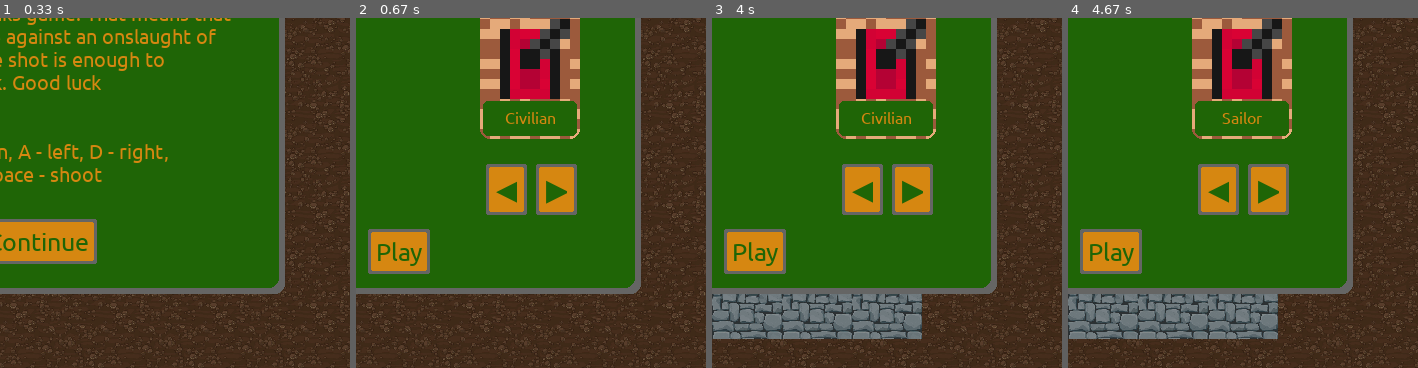
Above: before the commit, frames 1-4 (left to right).
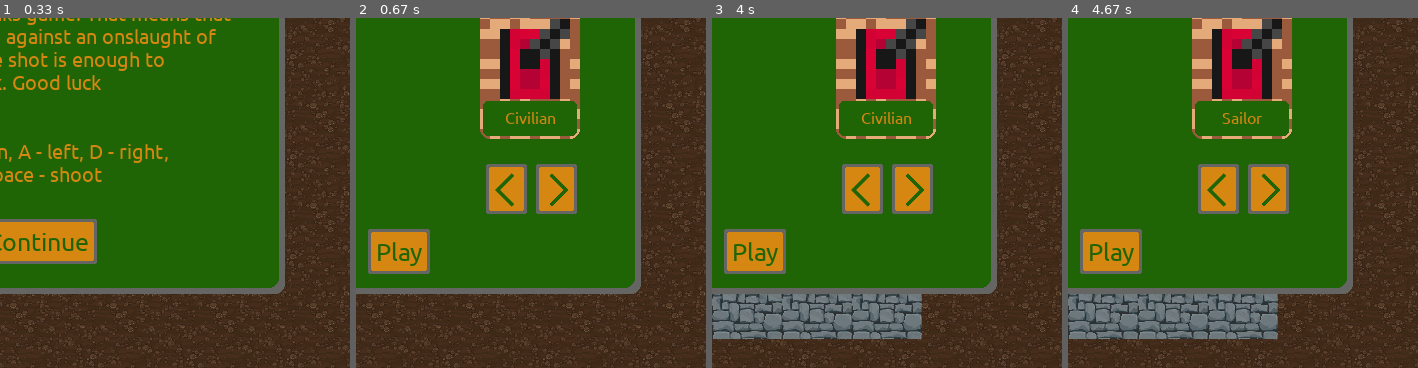
Above: after the commit, the same moments.

Repository: Camleaf/ICS3U
Game: pygame game, started from U3/main.py
The game is run twice, just before and just after one commit, with the same random seed, the same clock (stepped at 60 frames per second) and the same inputs.
Inputs (mouse positions are % of the whole screen's width and height, from its top left):
- Up to frame 1 (0.33 s): no input
- Up to frame 2 (0.67 s): click (50, 71) at 0.38 s
- Up to frame 3 (4 s): click (51, 72) at 0.72 s; hold D 1-1.47 s; move the mouse to (82, 47) at 1.03 s; hold W 1.5-1.8 s; move the mouse to (26, 51) at 1.53 s; tap Space at 1.57, 1.9, 2.2, 2.4, 2.7, 2.97, 3.3, 3.6 s; hold D 1.83-2.3 s; move the mouse to (60, 72) at 1.87 s; hold A 2.33-2.87 s; move the mouse to (19, 73) at 2.37 s; hold S 2.9-3.2 s; move the mouse to (65, 15) at 2.93 s; hold A 3.23-3.63 s; move the mouse to (87, 85) at 3.27 s; click (51, 67) at 3.72 s
- Up to frame 4 (4.67 s): click (74, 64) at 4.05 s
The pictures show only the part of the screen within x 45-95%, y 39-89%; the shares and areas given below are measured in that part.

Frame 1 is identical in both runs. In frame 2, 0.7% of the frame differs, in the area x 37-64%, y 44-57%; in frame 3, 0.7%; in frame 4, 0.7%.

Commit message:
Add svgs for the difficulty button for platform independant stuff

Diff:
--- a/U3/utils/menu/frames.py
+++ b/U3/utils/menu/frames.py
@@ -103,13 +103,17 @@
     grid.pack(label,row=3,column=1,columnspan=8, ID="ShopLabel")
 
 
-    window.set_font_file("segoeuisymbol", sysfont=True)
-    button = mu.Button(window, "▶", text_centre="centre",command=menu.set_difficulty, args=(True,), width=25, text_size=30, border_width=3, corner_radius=2, border_color=OFF_GREY, background_color=LIGHT_ORANGE, text_color=VERY_DARK_PICKLE_GREEN)
+    button = mu.Button(window, "", text_centre="centre",command=menu.set_difficulty, args=(True,), width=25, text_size=30, border_width=3, corner_radius=2, border_color=OFF_GREY, background_color=LIGHT_ORANGE, text_color=VERY_DARK_PICKLE_GREEN)
     window.pack(button, (495,420), ID="DifficultyIncrement") #update this diff to difficulty modify func
 
-    button = mu.Button(window, "◀", text_centre="centre",command=menu.set_difficulty, args=(False,), width=25, text_size=30, border_width=3, corner_radius=2, border_color=OFF_GREY, background_color=LIGHT_ORANGE, text_color=VERY_DARK_PICKLE_GREEN)
+    button = mu.Button(window, "", text_centre="centre",command=menu.set_difficulty, args=(False,), width=25, text_size=30, border_width=3,corner_radius=2, border_color=OFF_GREY, background_color=LIGHT_ORANGE, text_color=VERY_DARK_PICKLE_GREEN)
     window.pack(button, (445,420), ID="DifficultyDecrement") #update this diff to difficulty modify func
-    window.set_font_file(os.path.join(f'{os.getcwd()}','assets','gameFont.ttf'))
+
+    image = mu.Image(window, image_path=os.path.join(os.getcwd(),'assets','images','button', 'bw.png'), width=40, height=40, corner_radius=0)
+    window.pack(image, (454,426), ID="DecrementImage")
+
+    image = mu.Image(window, image_path=os.path.join(os.getcwd(),'assets','images','button', 'fw.png'), width=40, height=40, corner_radius=0)
+    window.pack(image, (498,426), ID="IncrementImage")
 
     button = mu.Button(window, "Visit", text_centre="centre",command=menu.switch_frame, args=("shop",), width=80, text_size=30, border_width=3, corner_radius=2, border_color=OFF_GREY, background_color=LIGHT_ORANGE, text_color=VERY_DARK_PICKLE_GREEN)
     window.pack(button, (175,420), ID="ShopVisit")
Binary file added: U3/assets/images/button/bw.png
Binary file added: U3/assets/images/button/fw.png
